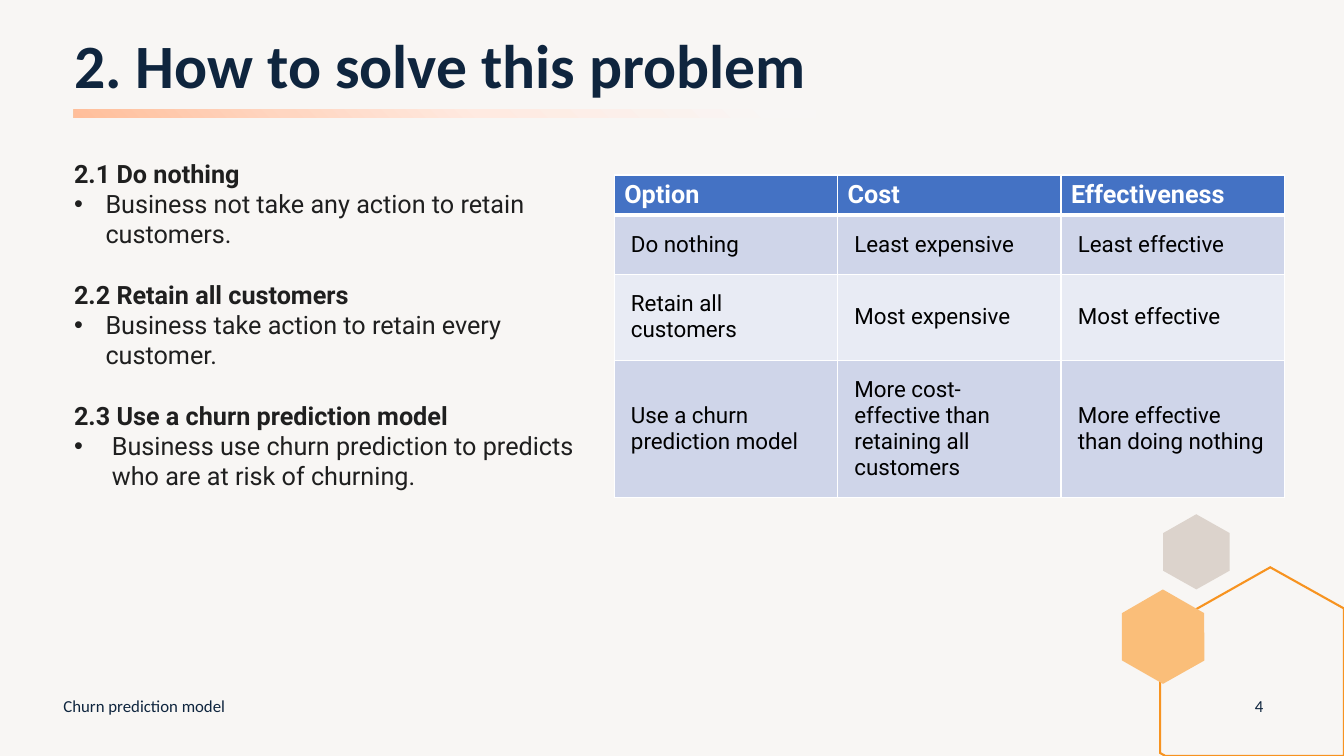
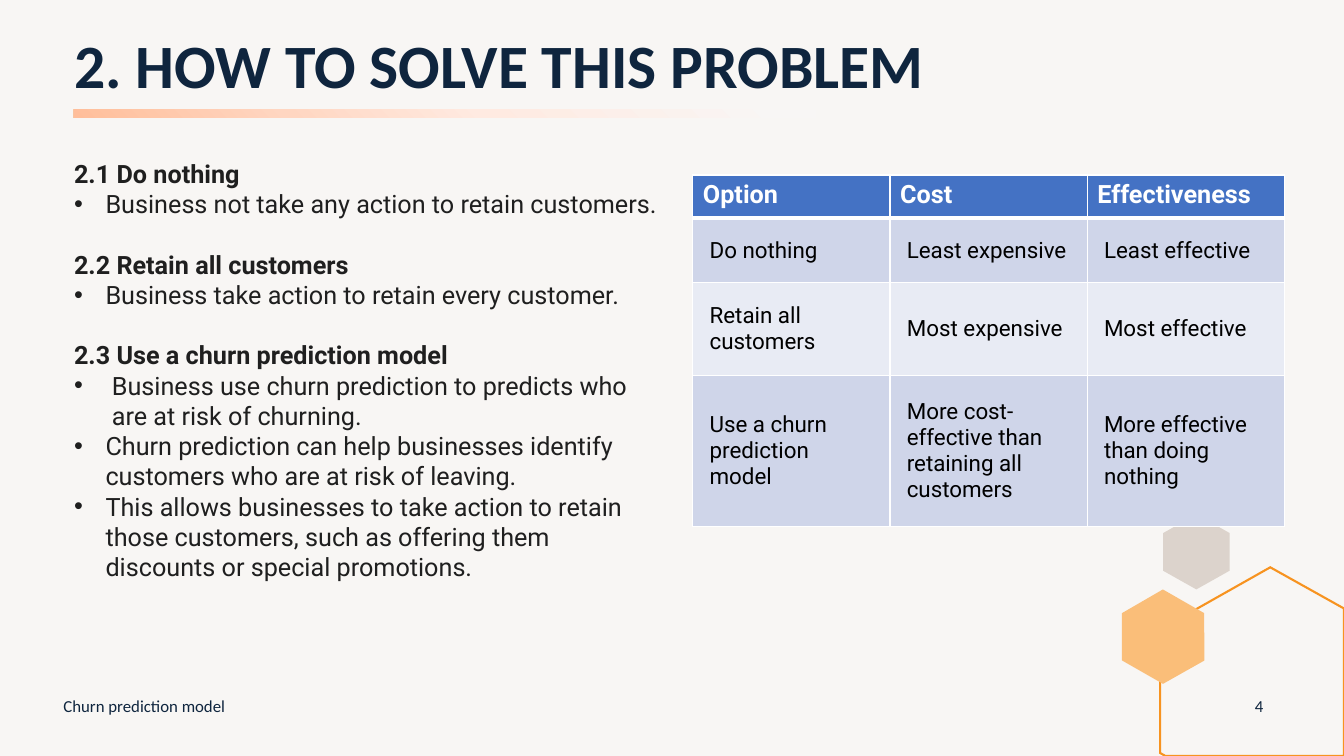
Before and after one commit to peerapat-t/telco_churn_prediction_model, a slide deck: slide 4 of Telco churn prediction model presentation.pptx. Drawn at 1344x756 pixels with LibreOffice and Linux fonts; fonts in the diff are those of the drawing. Boxes give left, top, right and bottom in pixels: in the first picture for what was removed or moved away, otherwise in the second. Text is boxed around its words. In the diff, an @@ line names an element or a change of style, - is before the commit and + after.

```diff
--- a/Telco churn prediction model presentation.pptx
+++ b/Telco churn prediction model presentation.pptx
@@ title at [74,47,924,89]: text changed @@
-2. How to solve this problem
+2. HOW TO SOLVE THIS PROBLEM
@@ table: place and size @@
-table at [614,175,1286,480]
+table at [693,175,1286,527]
@@ text at [106,436,622,581]: paragraphs added @@
+• Churn prediction can help businesses identify customers who are at risk of leaving.
+• This allows businesses to take action to retain those customers, such as offering them discounts or special promotions.
```
Also in this commit, not shown: 17 other slides changed, 1 other file.
